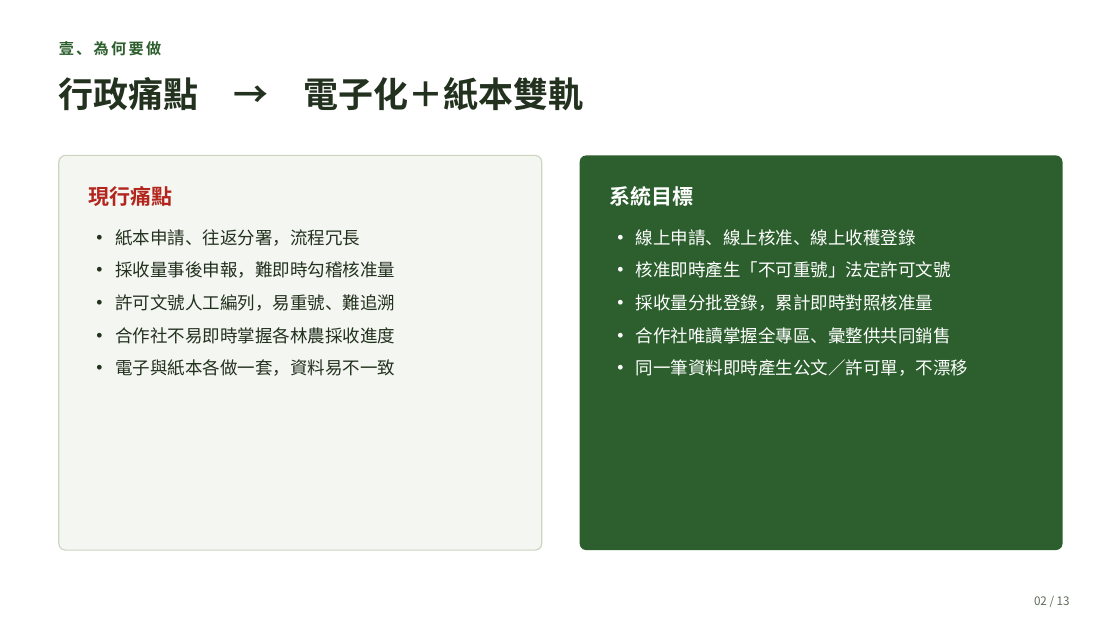
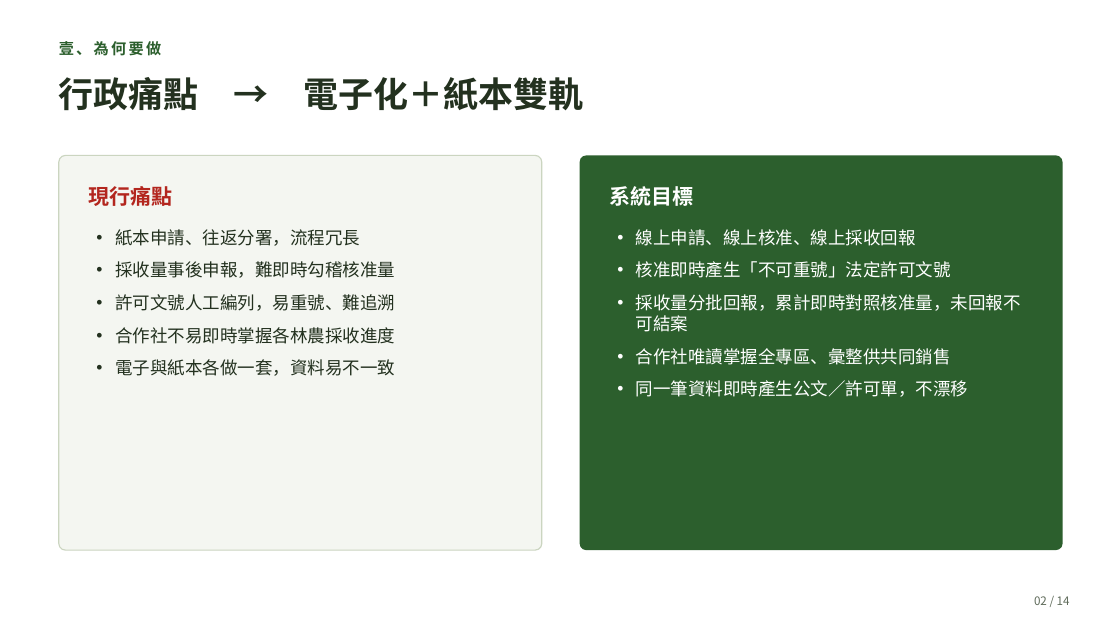
Before and after one commit to cct7366488-collab/2026-forestry-rs, a slide deck: slide 2 of reports/2026-05-mid-demo/05-土肉桂採收許可-520說明會簡報.pptx. Drawn at 1120x630 pixels with LibreOffice and Linux fonts; fonts in the diff are those of the drawing. Boxes give left, top, right and bottom in pixels: in the first picture for what was removed or moved away, otherwise in the second. Text is boxed around its words. In the diff, an @@ line names an element or a change of style, - is before the commit and + after.

```diff
--- a/reports/2026-05-mid-demo/05-土肉桂採收許可-520說明會簡報.pptx
+++ b/reports/2026-05-mid-demo/05-土肉桂採收許可-520說明會簡報.pptx
@@ text at <box>636,229,916,246</box>: text changed @@
-• 線上申請、線上核准、線上收穫登錄
+• 線上申請、線上核准、線上採收回報
@@ text at <box>636,294,1021,332</box>: text changed @@
-• 採收量分批登錄，累計即時對照核准量
+• 採收量分批回報，累計即時對照核准量，未回報不可結案
@@ text at <box>1034,596,1070,605</box>: text changed @@
-02 / 13
+02 / 14
```
Also in this commit, not shown: 11 other slides changed, 1 slide added, 2 other files.
